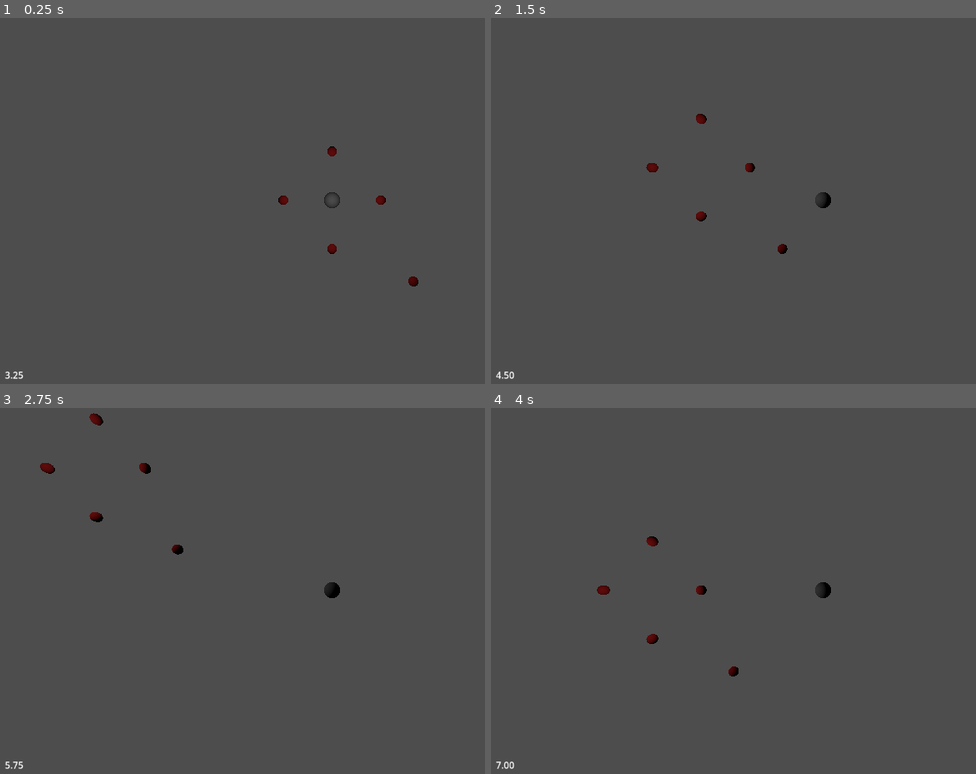
Above: before the commit, frames 1-4 (two rows, left to right).
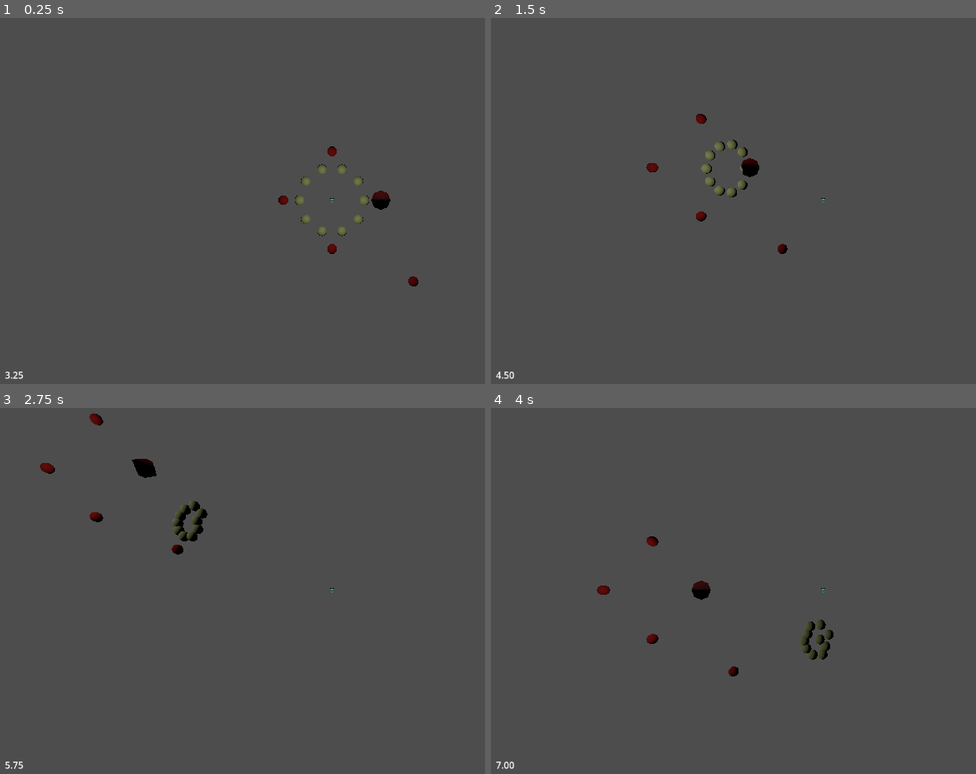
Above: after the commit, the same moments.

Repository: zeke8402/asg-godot-brewing
Game: Godot game, scene res://main.tscn
The game is run twice, just before and just after one commit, with the same random seed, the same clock (stepped at 60 frames per second) and the same inputs. Before the commit the project starts from res://world.tscn.
Inputs:
- Up to frame 1 (0.25 s): no input
- Up to frame 2 (1.5 s): tap Enter at 0.5 s; hold D (move_right) 0.53-1.28 s; hold S (move_down) from 1.28 s (still down)
- Up to frame 3 (2.75 s): release S (move_down) at 2.03 s; hold D (move_right) from 2.03 s (still down)
- Up to frame 4 (4 s): release D (move_right) at 2.78 s; hold W (move_up) 2.78-3.53 s; hold A (move_left) from 3.53 s (still down)

The runs differ from the first frame. In frame 1, 0.5% of the frame differs, in the area x 60-81%, y 39-60%; in frame 2, 0.6%; in frame 3, 0.7%, in the area x 27-71%, y 13-52%; in frame 4, 0.7%.

Commit message:
moving some code around, adding an anchor point and a 'flock' to start with

Diff:
--- a/strawberry.gd
+++ b/Assets/Fruits/strawberry_mesh.gd
@@ -1,36 +1,12 @@
 extends Node3D
 
-var _mesh_instance: MeshInstance3D
+func _ready() -> void:
+	_build_mesh()
 
-func _ready() -> void:
-	_build_preview_light()
-	_build_camera()
-	_build_strawberry()
-
-func _build_preview_light() -> void:
-	var env := Environment.new()
-	env.ambient_light_source = Environment.AMBIENT_SOURCE_COLOR
-	env.ambient_light_color = Color.WHITE
-	env.ambient_light_energy = 1.0
-
-	var world_env := WorldEnvironment.new()
-	world_env.environment = env
-	add_child(world_env)
-
-func _build_camera() -> void:
-	var cam := Camera3D.new()
-	cam.position = Vector3(0, 3, 4)
-	add_child(cam)
-	cam.look_at(Vector3.ZERO, Vector3.UP)
-
-func _build_strawberry() -> void:
-	_mesh_instance = MeshInstance3D.new()
-	_mesh_instance.mesh = _generate_mesh()
-	_mesh_instance.rotation_degrees.y = 180.0
-	add_child(_mesh_instance)
-
-func _process(delta: float) -> void:
-	_mesh_instance.rotation_degrees.y += 60.0 * delta
+func _build_mesh() -> void:
+	var mesh_instance := MeshInstance3D.new()
+	mesh_instance.mesh = _generate_mesh()
+	add_child(mesh_instance)
 
 func _generate_mesh() -> ArrayMesh:
 	var vertices := PackedVector3Array()
@@ -39,10 +15,9 @@
 
 	var steps := 8
 	var radius := 0.6
-	var tip := Vector3(0, 1.0, 0)
-	var top := Vector3(0, -1.0, 0)
+	var tip := Vector3(0, -1.0, 0)
+	var top := Vector3(0,  1.0, 0)
 
-	# Ring vertices — mid red
 	for i in range(steps):
 		var angle := (float(i) / steps) * TAU
 		var x := cos(angle) * radius
@@ -50,12 +25,10 @@
 		vertices.append(Vector3(x, 0.0, z))
 		colors.append(Color(0.9, 0.1, 0.1))
 
-	# Tip vertex — dark red
 	var tip_index := vertices.size()
 	vertices.append(tip)
 	colors.append(Color(0.5, 0.0, 0.0))
 
-	# Top vertex — bright red
 	var top_index := vertices.size()
 	vertices.append(top)
 	colors.append(Color(1.0, 0.3, 0.3))
@@ -81,10 +54,8 @@
 	var mesh := ArrayMesh.new()
 	mesh.add_surface_from_arrays(Mesh.PRIMITIVE_TRIANGLES, arrays)
 
-	# Material must have vertex color enabled to show the gradient
 	var mat := StandardMaterial3D.new()
 	mat.vertex_color_use_as_albedo = true
-	mesh.add_surface_from_arrays(Mesh.PRIMITIVE_LINES, arrays)
 	mesh.surface_set_material(0, mat)
 
 	return mesh
--- /dev/null
+++ b/Player/anchor.gd
@@ -0,0 +1,63 @@
+extends CharacterBody3D
+
+const SPEED = 10.0
+const CELL_COUNT = 10
+const FLOCK_RADIUS = 2.0
+
+var cells: Array[Node3D] = []
+
+func _ready() -> void:
+	_build_reticle()
+	_spawn_cells()
+
+func _build_reticle() -> void:
+	var label := Label3D.new()
+	label.text = "X"
+	label.font_size = 64
+	label.modulate = Color(0.0, 1.0, 0.8)
+	label.billboard = BaseMaterial3D.BILLBOARD_ENABLED
+	label.no_depth_test = true
+	add_child(label)
+
+func _spawn_cells() -> void:
+	for i in range(CELL_COUNT):
+		var cell: Node3D = preload("res://Player/cell.gd").new()
+		cell.anchor = self
+		get_parent().add_child(cell)
+		cells.append(cell)
+		var angle: float = (float(i) / float(CELL_COUNT)) * TAU
+		cell.global_position = Vector3(
+			global_position.x + cos(angle) * FLOCK_RADIUS,
+			global_position.y,
+			global_position.z + sin(angle) * FLOCK_RADIUS
+		)
+
+func add_cell() -> void:
+	var cell: Node3D = preload("res://Player/cell.gd").new()
+	cell.anchor = self
+	get_parent().add_child(cell)
+	cells.append(cell)
+
+func remove_cell(index: int) -> void:
+	if index < 0 or index >= cells.size():
+		return
+	cells[index].queue_free()
+	cells.remove_at(index)
+
+func _physics_process(delta: float) -> void:
+	var input_dir := Vector2(
+		Input.get_axis("move_left", "move_right"),
+		Input.get_axis("move_up", "move_down")
+	)
+
+	if input_dir.length() > 1.0:
+		input_dir = input_dir.normalized()
+
+	position.x += input_dir.x * SPEED * delta
+	position.z += input_dir.y * SPEED * delta
+
+	_update_cells(delta)
+
+func _update_cells(delta: float) -> void:
+	for cell in cells:
+		cell.update(delta)
--- /dev/null
+++ b/Player/cell.gd
@@ -0,0 +1,62 @@
+extends Node3D
+
+var anchor: Node3D = null
+var velocity := Vector3.ZERO
+
+const FLOCK_RADIUS = 2.0
+const RADIUS_STRENGTH = 8.0
+const SEPARATION_RADIUS = 1.2
+const SEPARATION_STRENGTH = 6.0
+const DAMPING = 0.85
+
+func _ready() -> void:
+	_build_mesh()
+	_set_initial_position()
+
+func _build_mesh() -> void:
+	var mesh_instance := MeshInstance3D.new()
+	var sphere := SphereMesh.new()
+	sphere.radius = 0.3
+	sphere.height = 0.6
+	mesh_instance.mesh = sphere
+
+	var mat := StandardMaterial3D.new()
+	mat.albedo_color = Color(0.9, 0.95, 0.6)
+	mesh_instance.material_override = mat
+
+	add_child(mesh_instance)
+
+func _set_initial_position() -> void:
+	var index: int = anchor.cells.find(self)
+	var total: int = anchor.cells.size()
+	var angle: float = (float(index) / float(total)) * TAU
+	global_position = Vector3(
+		anchor.global_position.x + cos(angle) * FLOCK_RADIUS,
+		anchor.global_position.y,
+		anchor.global_position.z + sin(angle) * FLOCK_RADIUS
+	)
+
+func update(delta: float) -> void:
+	if anchor == null:
+		return
+
+	var to_cell: Vector3 = global_position - anchor.global_position
+
+	if to_cell.length() < 0.001:
+		to_cell = Vector3(1, 0, 0)
+
+	var ideal_position: Vector3 = anchor.global_position + to_cell.normalized() * FLOCK_RADIUS
+	var radius_force: Vector3 = (ideal_position - global_position) * RADIUS_STRENGTH
+	var separation_force := Vector3.ZERO
+
+	for other in anchor.cells:
+		if other == self:
+			continue
+		var diff: Vector3 = global_position - other.global_position
+		var dist: float = diff.length()
+		if dist < SEPARATION_RADIUS and dist > 0.001:
+			separation_force += diff.normalized() * (SEPARATION_RADIUS - dist) * SEPARATION_STRENGTH
+
+	velocity += (radius_force + separation_force) * delta
+	velocity *= DAMPING
+	global_position += velocity * delta
--- /dev/null
+++ b/main.gd
@@ -0,0 +1,116 @@
+extends Node3D
+
+var _anchor: CharacterBody3D
+var _time_label: Label
+
+func _ready() -> void:
+	_setup_input_map()
+	_build_camera()
+	_build_hud()
+	_build_light()
+	_build_landmarks()
+	_build_food()
+	_build_anchor()
+
+func _build_anchor() -> void:
+	_anchor = preload("res://Player/anchor.gd").new()
+	_anchor.name = "Anchor"
+
+	var col := CollisionShape3D.new()
+	var shape := SphereShape3D.new()
+	shape.radius = 0.5
+	col.shape = shape
+	_anchor.add_child(col)
+
+	var mesh_instance := MeshInstance3D.new()
+	var sphere := SphereMesh.new()
+	sphere.radius = 0.5
+	sphere.height = 1.0
+	mesh_instance.mesh = sphere
+
+	var mat := StandardMaterial3D.new()
+	mat.transparency = BaseMaterial3D.TRANSPARENCY_ALPHA
+	mat.albedo_color = Color(1, 1, 1, 0.0)
+	mat.shading_mode = BaseMaterial3D.SHADING_MODE_UNSHADED
+	mat.grow = true
+	mat.grow_amount = 0.02
+	mesh_instance.material_override = mat
+
+	_anchor.add_child(mesh_instance)
+	add_child(_anchor)
+
+func _build_camera() -> void:
+	var cam := Camera3D.new()
+	cam.position = Vector3(0, 15, 0)
+	add_child(cam)
+	cam.look_at(Vector3.ZERO, Vector3.FORWARD)
+
+func _build_light() -> void:
+	var light := OmniLight3D.new()
+	light.position = Vector3(0, 5, 0)
+	light.omni_range = 50.0
+	add_child(light)
+
+func _build_landmarks() -> void:
+	var positions = [
+		Vector3(3, 0, 0),
+		Vector3(-3, 0, 0),
+		Vector3(0, 0, 3),
+		Vector3(0, 0, -3),
+		Vector3(5, 0, 5),
+	]
+
+	for pos in positions:
+		var mesh_instance := MeshInstance3D.new()
+		var sphere := SphereMesh.new()
+		sphere.radius = 0.3
+		sphere.height = 0.6
+		mesh_instance.mesh = sphere
+
+		var mat := StandardMaterial3D.new()
+		mat.albedo_color = Color(0.8, 0.1, 0.1)
+		mesh_instance.material_override = mat
+
+		mesh_instance.position = pos
+		add_child(mesh_instance)
+
+func _build_food() -> void:
+	var strawberry := preload("res://Assets/Fruits/strawberry_mesh.gd").new()
+	strawberry.position = Vector3(3, 0, 0)
+	add_child(strawberry)
+
+func _setup_input_map() -> void:
+	_add_action("move_up",    KEY_W,  JOY_AXIS_LEFT_Y, -1)
+	_add_action("move_down",  KEY_S,  JOY_AXIS_LEFT_Y,  1)
+	_add_action("move_left",  KEY_A,  JOY_AXIS_LEFT_X, -1)
+	_add_action("move_right", KEY_D,  JOY_AXIS_LEFT_X,  1)
+
+func _add_action(action: String, key: Key, axis: JoyAxis, axis_value: float) -> void:
+	if not InputMap.has_action(action):
+		InputMap.add_action(action)
+
+	var key_event := InputEventKey.new()
+	key_event.keycode = key
+	InputMap.action_add_event(action, key_event)
+
+	var axis_event := InputEventJoypadMotion.new()
+	axis_event.axis = axis
+	axis_event.axis_value = axis_value
+	InputMap.action_add_event(action, axis_event)
+
+func _build_hud() -> void:
+	var canvas := CanvasLayer.new()
+	add_child(canvas)
+
+	_time_label = Label.new()
+	_time_label.position = Vector2(10, -10)
+	_time_label.anchor_bottom = 1.0
+	_time_label.anchor_top = 1.0
+	_time_label.grow_vertical = Control.GROW_DIRECTION_BEGIN
+	canvas.add_child(_time_label)
+
+func _process(_delta: float) -> void:
+	_time_label.text = "%.2f" % (Time.get_ticks_msec() / 1000.0)
+	if _anchor:
+		get_viewport().get_camera_3d().global_position.x = _anchor.global_position.x
+		get_viewport().get_camera_3d().global_position.z = _anchor.global_position.z
--- a/main.tscn
+++ b/main.tscn
@@ -1,63 +1,6 @@
 [gd_scene format=3 uid="uid://bq2nva3dhtyeo"]
 
-[sub_resource type="GDScript" id="GDScript_7dm0k"]
-script/source = "extends CharacterBody3D
-
-const SPEED = 10.0
-
-var _time_label: Label
-
-func _ready() -> void:
-	_setup_input_map()
-	_build_hud()
-
-func _setup_input_map() -> void:
-	_add_action(\"move_up\",    KEY_W,  JOY_AXIS_LEFT_Y, -1)
-	_add_action(\"move_down\",  KEY_S,  JOY_AXIS_LEFT_Y,  1)
-	_add_action(\"move_left\",  KEY_A,  JOY_AXIS_LEFT_X, -1)
-	_add_action(\"move_right\", KEY_D,  JOY_AXIS_LEFT_X,  1)
-
-func _add_action(action: String, key: Key, axis: JoyAxis, axis_value: float) -> void:
-	if not InputMap.has_action(action):
-		InputMap.add_action(action)
-
-	var key_event := InputEventKey.new()
-	key_event.keycode = key
-	InputMap.action_add_event(action, key_event)
-
-	var axis_event := InputEventJoypadMotion.new()
-	axis_event.axis = axis
-	axis_event.axis_value = axis_value
-	InputMap.action_add_event(action, axis_event)
-
-func _build_hud() -> void:
-	var canvas := CanvasLayer.new()
-	add_child(canvas)
-
-	_time_label = Label.new()
-	_time_label.position = Vector2(10, -10)
-	_time_label.anchor_bottom = 1.0
-	_time_label.anchor_top = 1.0
-	_time_label.grow_vertical = Control.GROW_DIRECTION_BEGIN
-	canvas.add_child(_time_label)
-
-func _process(_delta: float) -> void:
-	_time_label.text = \"%.2f\" % (Time.get_ticks_msec() / 1000.0)
-
-func _physics_process(_delta: float) -> void:
-	var input_dir := Vector2(
-		Input.get_axis(\"move_left\", \"move_right\"),
-		Input.get_axis(\"move_up\", \"move_down\")
-	)
-
-	if input_dir.length() > 1.0:
-		input_dir = input_dir.normalized()
-
-	position.x += input_dir.x * SPEED * _delta
-	position.z += input_dir.y * SPEED * _delta
-"
+[ext_resource type="Script" uid="uid://ln5c3nqvvs8a" path="res://main.gd" id="1_ig7tw"]
 
 [node name="Node3D" type="Node3D" unique_id=71723246]
-
-[node name="Player" type="CharacterBody3D" parent="." unique_id=1291737197]
-script = SubResource("GDScript_7dm0k")
+script = ExtResource("1_ig7tw")
--- a/player.gd
+++ /dev/null
@@ -1,78 +0,0 @@
-extends CharacterBody3D
-
-const SPEED = 10.0
-
-var _time_label: Label
-
-func _ready() -> void:
-	_build_mesh()
-	_build_collision()
-	_build_camera()
-	_setup_input_map()
-	_build_hud()
-
-func _build_mesh() -> void:
-	var mesh_instance := MeshInstance3D.new()
-	var sphere := SphereMesh.new()
-	sphere.radius = 0.5
-	sphere.height = 1.0
-	mesh_instance.mesh = sphere
-	add_child(mesh_instance)
-
-func _build_collision() -> void:
-	var col := CollisionShape3D.new()
-	var shape := SphereShape3D.new()
-	shape.radius = 0.5
-	col.shape = shape
-	add_child(col)
-
-func _build_camera() -> void:
-	var cam := Camera3D.new()
-	cam.position = Vector3(0, 15, 0)
-	add_child(cam)
-	cam.look_at(global_position, Vector3.FORWARD)
-
-func _setup_input_map() -> void:
-	_add_action("move_up",    KEY_W,  JOY_AXIS_LEFT_Y, -1)
-	_add_action("move_down",  KEY_S,  JOY_AXIS_LEFT_Y,  1)
-	_add_action("move_left",  KEY_A,  JOY_AXIS_LEFT_X, -1)
-	_add_action("move_right", KEY_D,  JOY_AXIS_LEFT_X,  1)
-
-func _add_action(action: String, key: Key, axis: JoyAxis, axis_value: float) -> void:
-	if not InputMap.has_action(action):
-		InputMap.add_action(action)
-
-	var key_event := InputEventKey.new()
-	key_event.keycode = key
-	InputMap.action_add_event(action, key_event)
-
-	var axis_event := InputEventJoypadMotion.new()
-	axis_event.axis = axis
-	axis_event.axis_value = axis_value
-	InputMap.action_add_event(action, axis_event)
-
-func _build_hud() -> void:
-	var canvas := CanvasLayer.new()
-	add_child(canvas)
-
-	_time_label = Label.new()
-	_time_label.position = Vector2(10, -10)
-	_time_label.anchor_bottom = 1.0
-	_time_label.anchor_top = 1.0
-	_time_label.grow_vertical = Control.GROW_DIRECTION_BEGIN
-	canvas.add_child(_time_label)
-
-func _process(_delta: float) -> void:
-	_time_label.text = "%.2f" % (Time.get_ticks_msec() / 1000.0)
-
-func _physics_process(_delta: float) -> void:
-	var input_dir := Vector2(
-		Input.get_axis("move_left", "move_right"),
-		Input.get_axis("move_up", "move_down")
-	)
-
-	if input_dir.length() > 1.0:
-		input_dir = input_dir.normalized()
-
-	position.x += input_dir.x * SPEED * _delta
-	position.z += input_dir.y * SPEED * _delta
--- a/project.godot
+++ b/project.godot
@@ -11,9 +11,17 @@
 [application]
 
 config/name="asg-godot-brewing"
-run/main_scene="uid://drg3gjerc3dld"
+run/main_scene="uid://bq2nva3dhtyeo"
 config/features=PackedStringArray("4.6", "GL Compatibility")
 config/icon="res://icon.svg"
+
+[file_customization]
+
+folder_colors={
+"res://Assets/": "orange",
+"res://Assets/Fruits/": "red",
+"res://Player/": "green"
+}
 
 [input]
 
--- a/stage.tscn
+++ /dev/null
@@ -1,84 +0,0 @@
-[gd_scene format=3 uid="uid://dwscfulclkjve"]
-
-[sub_resource type="GDScript" id="GDScript_x1kum"]
-script/source = "extends Node3D
-
-'''
-func _ready() -> void:
-	_build_light()
-	_build_landmarks()
-	_build_test_camera()
-	_build_player()
-'''
-
-
-
-func _build_light() -> void:
-	var light := OmniLight3D.new()
-	light.position = Vector3(0, 5, 0)
-	light.omni_range = 20.0
-	add_child(light)
-
-func _build_landmarks() -> void:
-	var positions = [
-		Vector3(3, 0, 0),
-		Vector3(-3, 0, 0),
-		Vector3(0, 0, 3),
-		Vector3(0, 0, -3),
-		Vector3(5, 0, 5),
-	]
-
-	for pos in positions:
-		var mesh_instance := MeshInstance3D.new()
-		var sphere := SphereMesh.new()
-		sphere.radius = 0.3
-		sphere.height = 0.6
-		mesh_instance.mesh = sphere
-
-		var mat := StandardMaterial3D.new()
-		mat.albedo_color = Color(0.8, 0.1, 0.1)
-		mesh_instance.material_override = mat
-
-		mesh_instance.position = pos
-		add_child(mesh_instance)
-
-func _build_test_camera() -> void:
-	var cam := Camera3D.new()
-	cam.position = Vector3(0, 15, 0)
-	cam.rotation_degrees = Vector3(-90, 0, 0)
-	cam.projection = Camera3D.PROJECTION_ORTHOGONAL
-	cam.size = 20.0
-	add_child(cam)
-
-func _build_player() -> void:
-	var player := CharacterBody3D.new()
-	player.name = \"Player\"
-
-	var script := load(\"res://player.gd\")
-	player.set_script(script)
-
-	var mesh_instance := MeshInstance3D.new()
-	var sphere := SphereMesh.new()
-	sphere.radius = 0.5
-	sphere.height = 1.0
-	mesh_instance.mesh = sphere
-	player.add_child(mesh_instance)
-
-	var col := CollisionShape3D.new()
-	var shape := SphereShape3D.new()
-	shape.radius = 0.5
-	col.shape = shape
-	player.add_child(col)
-
-	var cam := Camera3D.new()
-	cam.position = Vector3(0, 15, 0)
-	cam.rotation_degrees = Vector3(-90, 0, 0)
-	cam.projection = Camera3D.PROJECTION_ORTHOGONAL
-	cam.size = 20.0
-	player.add_child(cam)
-
-	add_child(player)
-"
-
-[node name="Stage" type="Node3D" unique_id=1806928237]
-script = SubResource("GDScript_x1kum")
--- a/strawberry.tscn
+++ /dev/null
@@ -1,6 +0,0 @@
-[gd_scene format=3 uid="uid://ck056gdefxwto"]
-
-[ext_resource type="Script" uid="uid://nkrhyuff6ct1" path="res://strawberry.gd" id="1_y1u1h"]
-
-[node name="Strawberry" type="Node3D" unique_id=732761477]
-script = ExtResource("1_y1u1h")
--- a/world.gd
+++ /dev/null
@@ -1,41 +0,0 @@
-extends Node3D
-
-func _ready() -> void:
-	_build_light()
-	_build_landmarks()
-	_build_player()
-
-func _build_light() -> void:
-	var light := OmniLight3D.new()
-	light.position = Vector3(0, 5, 0)
-	light.omni_range = 50.0
-	add_child(light)
-
-func _build_landmarks() -> void:
-	var positions = [
-		Vector3(3, 0, 0),
-		Vector3(-3, 0, 0),
-		Vector3(0, 0, 3),
-		Vector3(0, 0, -3),
-		Vector3(5, 0, 5),
-	]
-
-	for pos in positions:
-		var mesh_instance := MeshInstance3D.new()
-		var sphere := SphereMesh.new()
-		sphere.radius = 0.3
-		sphere.height = 0.6
-		mesh_instance.mesh = sphere
-
-		var mat := StandardMaterial3D.new()
-		mat.albedo_color = Color(0.8, 0.1, 0.1)
-		mesh_instance.material_override = mat
-
-		mesh_instance.position = pos
-		add_child(mesh_instance)
-
-func _build_player() -> void:
-	var player := CharacterBody3D.new()
-	player.name = "Player"
-	player.set_script(load("res://player.gd"))
-	add_child(player)
--- a/world.tscn
+++ /dev/null
@@ -1,6 +0,0 @@
-[gd_scene format=3 uid="uid://drg3gjerc3dld"]
-
-[ext_resource type="Script" uid="uid://ln5c3nqvvs8a" path="res://world.gd" id="1_f3sb7"]
-
-[node name="World" type="Node3D" unique_id=505859099]
-script = ExtResource("1_f3sb7")
Not shown, added: Assets/Fruits/strawberry_mesh.gd.uid
Not shown, added: Player/anchor.gd.uid
Not shown, added: Player/cell.gd.uid
Renamed: world.gd.uid -> main.gd.uid
Not shown, removed: player.gd.uid
Not shown, removed: strawberry.gd.uid
